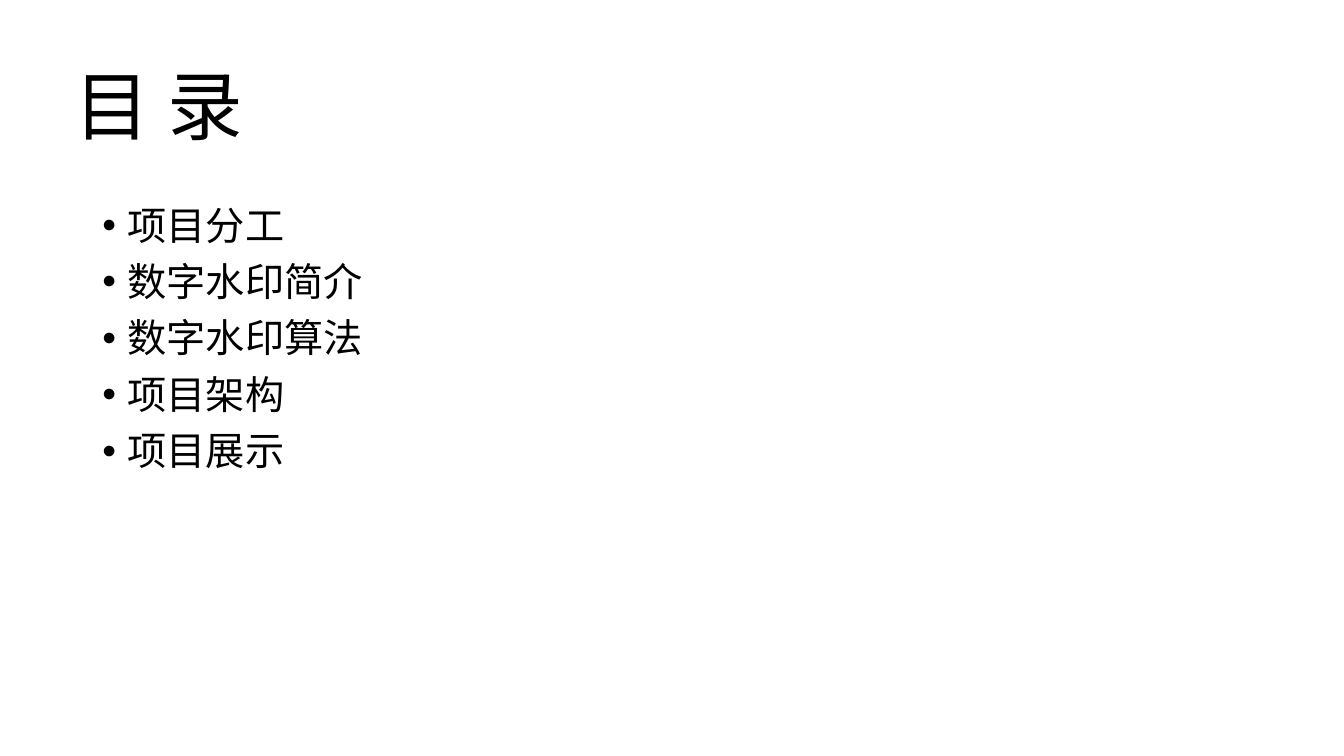
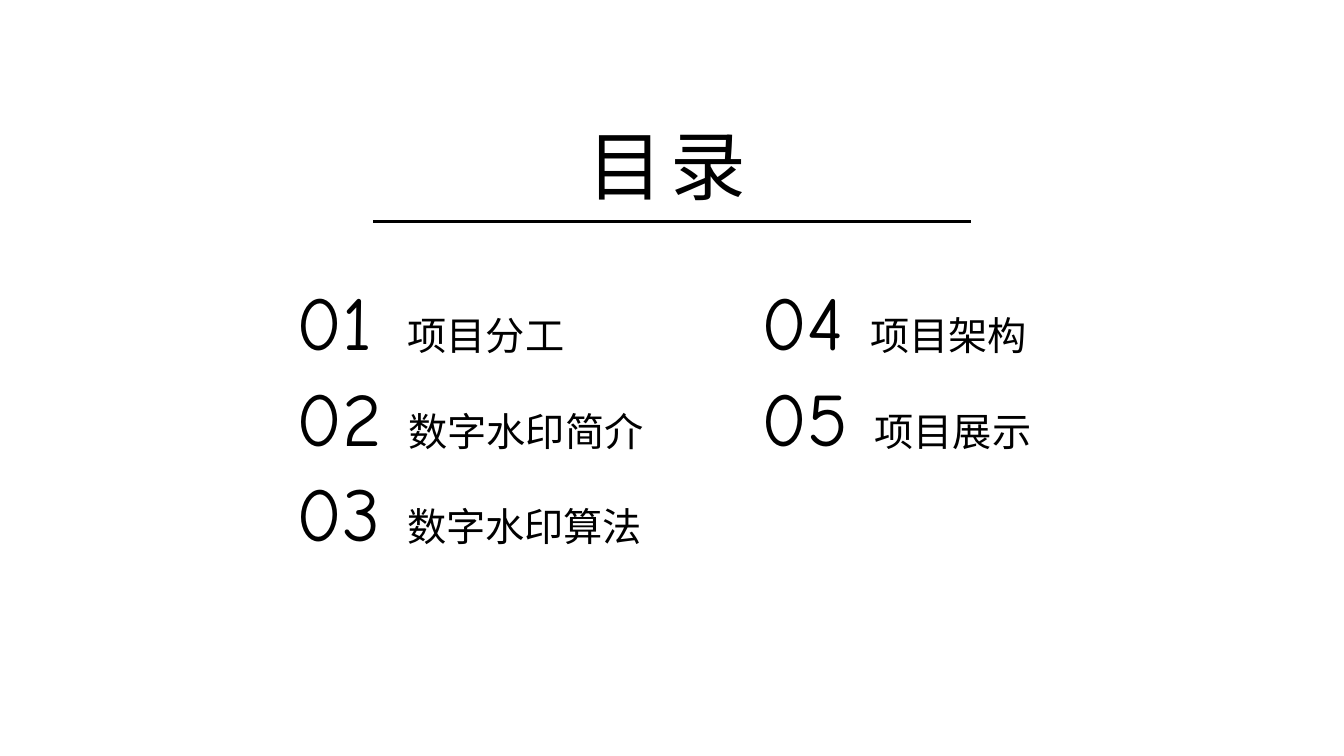
Before and after one commit to haowang-cqu/digital-watermark, a slide deck: slide 2 of doc/数字水印.pptx. Drawn at 1344x756 pixels with LibreOffice and Linux fonts; fonts in the diff are those of the drawing. Boxes give left, top, right and bottom in pixels: in the first picture for what was removed or moved away, otherwise in the second. Text is boxed around its words. In the diff, an @@ line names an element or a change of style, - is before the commit and + after.

```diff
--- a/doc/数字水印.pptx
+++ b/doc/数字水印.pptx
@@ title at bbox=[587, 134, 747, 201]: spaces changed @@
-目 录
+目录
@@ line added from (373, 222) to (971, 222), #000000 1.5 pt @@
@@ text at bbox=[297, 298, 644, 545]: text changed @@
-• 项目分工
-• 数字水印简介
-• 数字水印算法
-• 项目架构
-• 项目展示
+01 项目分工
+02 数字水印简介
+03 数字水印算法
@@ text added at bbox=[761, 298, 1032, 449], 28 pt, text #000000 @@
+04 项目架构
+05 项目展示
```
Also in this commit, not shown: 10 other slides changed, 1 slide removed.
